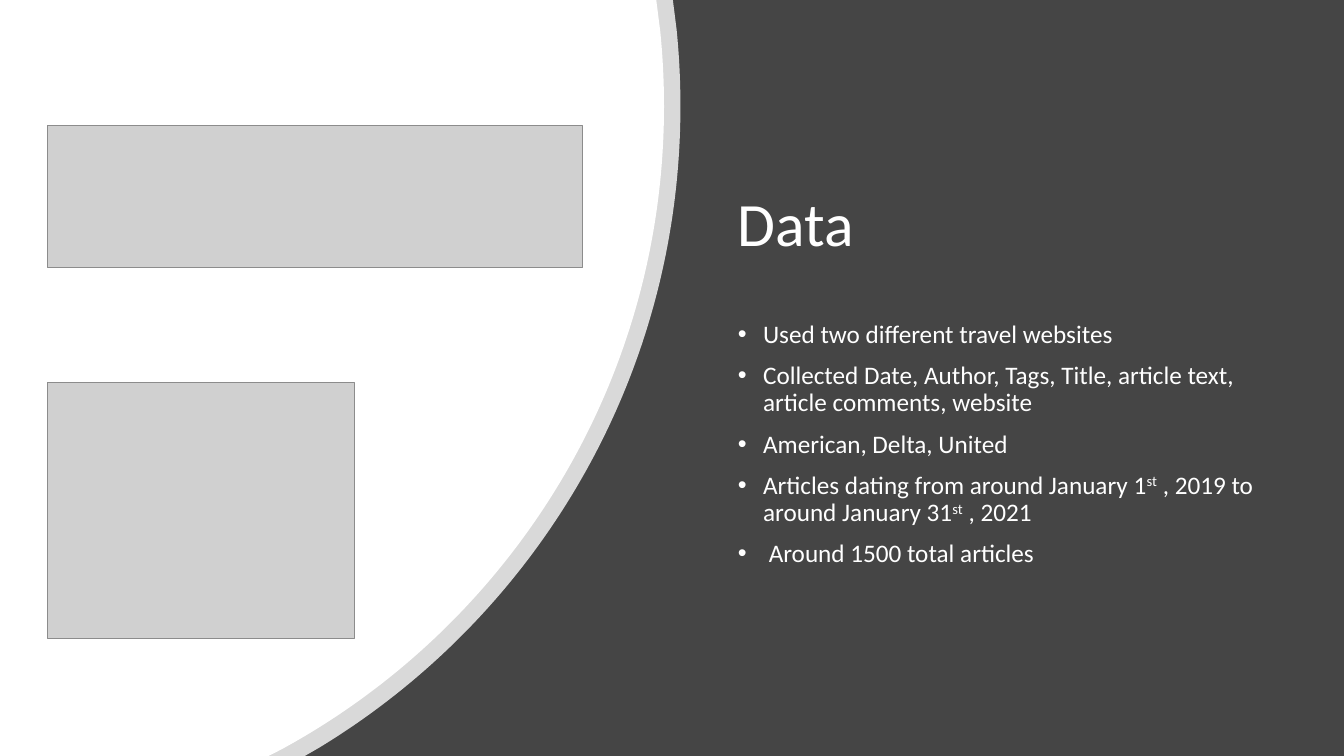
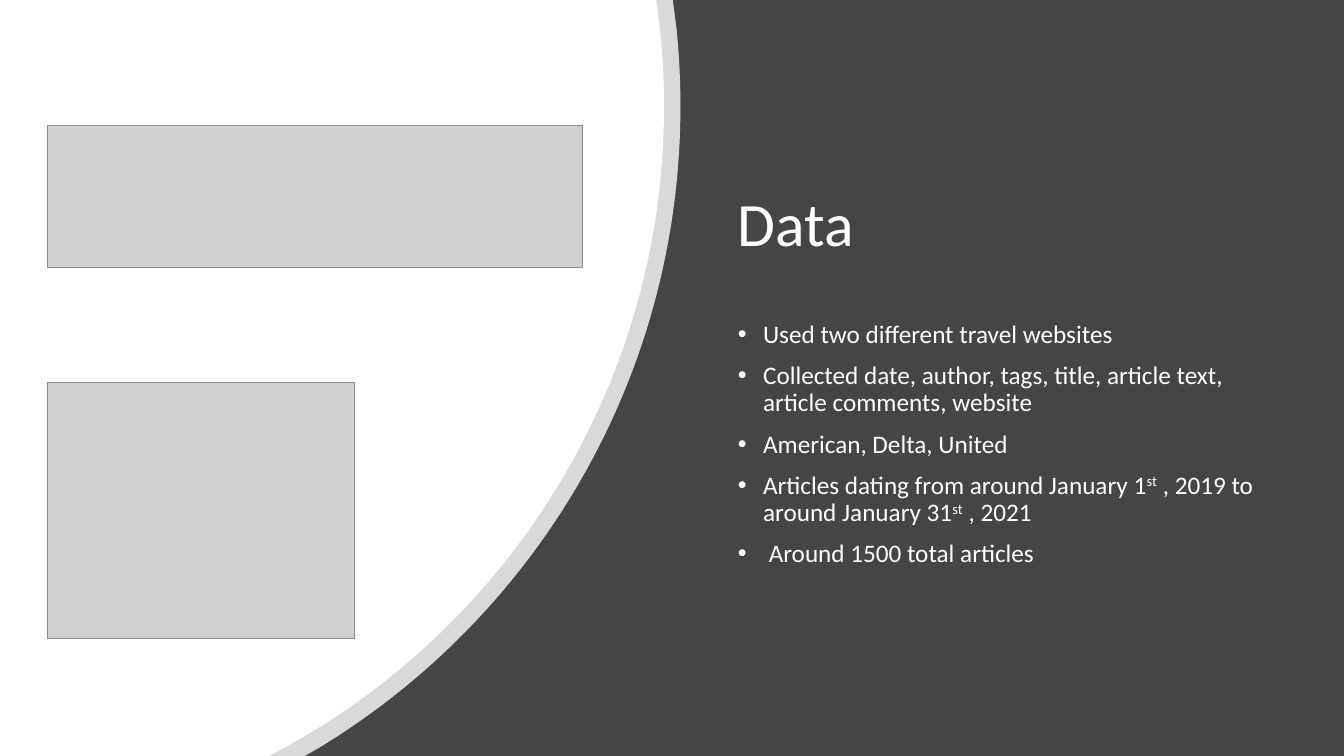
Before and after one commit to HTHgithub/Sentiment_Analysis_Of_Airline_News_Sources, a slide deck: slide 5 of FinalPresentation.pptx. Drawn at 1344x756 pixels with LibreOffice and Linux fonts; fonts in the diff are those of the drawing; grey boxes stand for pictures. Boxes give left, top, right and bottom in pixels: in the first picture for what was removed or moved away, otherwise in the second. Text is boxed around its words. In the diff, an @@ line names an element or a change of style, - is before the commit and + after.

```diff
--- a/FinalPresentation.pptx
+++ b/FinalPresentation.pptx
@@ text at [763,366,1223,414]: text changed @@
-• Collected Date, Author, Tags, Title, article text, article comments, website
+• Collected date, author, tags, title, article text, article comments, website
```
Also in this commit, not shown: 2 other slides changed.
